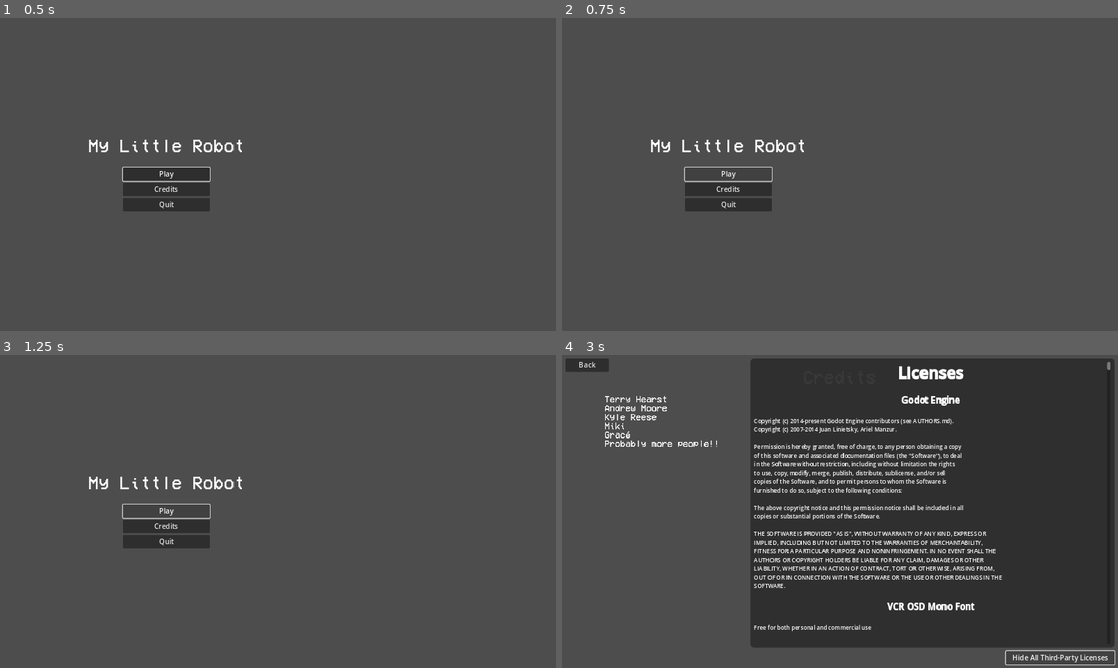
Above: before the commit, frames 1-4 (two rows, left to right).
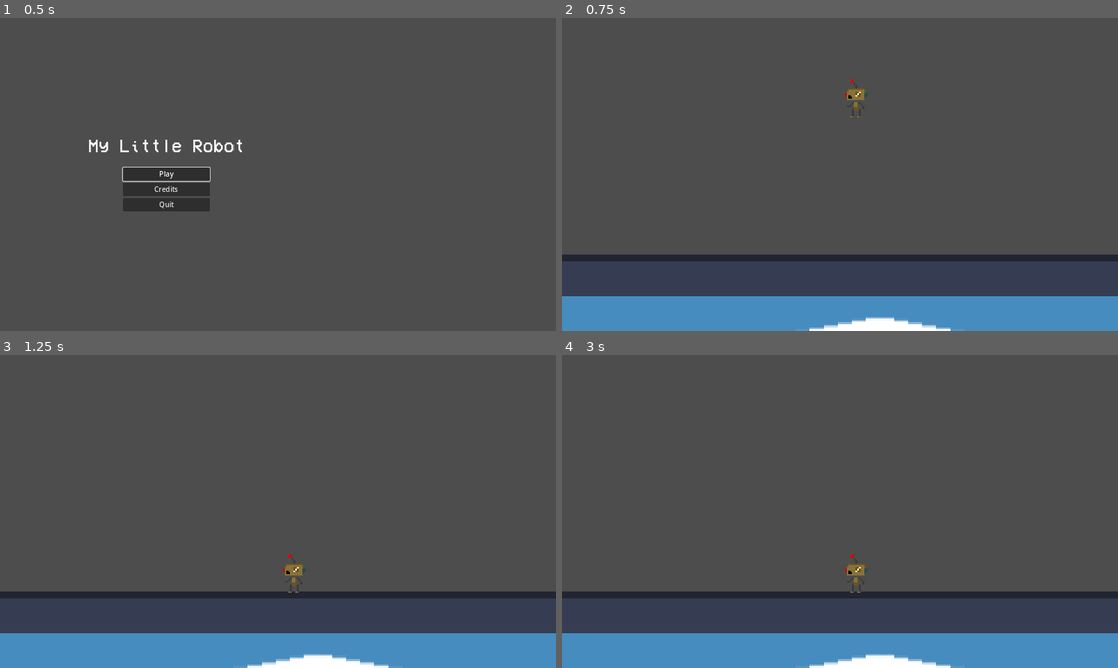
Above: after the commit, the same moments.

Repository: kdreese/gmtk-2024
Game: Godot game, scene res://src/menu/root_menu.tscn
Same seed, same stepped clock (60 frames per second), same inputs: the game is played once before the commit and once after it. The engine's default icon, where the game draws it, is replaced by a stand-in: a white triangle on a blue panel in a dark square.
Inputs (mouse positions are in pixels of both pictures, inside the frame that each line leads up to):
- Up to frame 1 (0.5 s): no input
- Up to frame 2 (0.75 s): click "Play" at 0.5 s
- Up to frame 3 (1.25 s): no input
- Up to frame 4 (3 s): click (728, 511) at 1.25 s, where only the run before the commit has a clickable "Play"; click (728, 527) at 2 s, where only the run before the commit has a clickable "Credits"; click (1062, 658) at 2.75 s, where only the run before the commit has a clickable "Show All Third-Party Licenses"

Frame 1 is identical in both runs. In frame 2, 15% of the frame differs, in the area x 0-100%, y 19-100%; in frame 3, 15%; in frame 4, 67%, in the area x 0-100%, y 1-100%.

Commit message:
Connected game to menu and exposed the last few variables

Diff:
--- a/src/menu/main_menu.gd
+++ b/src/menu/main_menu.gd
@@ -12,8 +12,7 @@
 
 
 func _on_play_button_pressed() -> void:
-	#get_tree().change_scene_to_file("res://path/to/game/scene.tscn")
-	pass
+	get_tree().change_scene_to_file("res://src/game.tscn")
 
 
 func _on_credits_button_pressed() -> void:
--- a/src/player.gd
+++ b/src/player.gd
@@ -1,8 +1,8 @@
 extends CharacterBody2D
 
 
-const SPEED = 150.0
-const DASH_SPEED = 300.0
+@export var SPEED = 150.0
+@export var DASH_SPEED = 300.0
 @export var MAX_ACCELERATION = 400.0
 @export var MAX_AIR_ACCELERATION = 350.0
 @export var MAX_DECELERATION = 600.0
@@ -12,7 +12,7 @@
 @export var MAX_DASH_ACCELERATION = 4000.0
 @export var MAX_DASH_DECELERATION = 4000.0
 @export var MAX_DASH_TIME = 0.1
-const JUMP_VELOCITY = -300.0
+@export var JUMP_VELOCITY = -300.0
 @export var COYOTE_TIME_LIMIT = 0.2
 @export var LANDING_JUMP_BUFFER_TIME = 0.05
 
